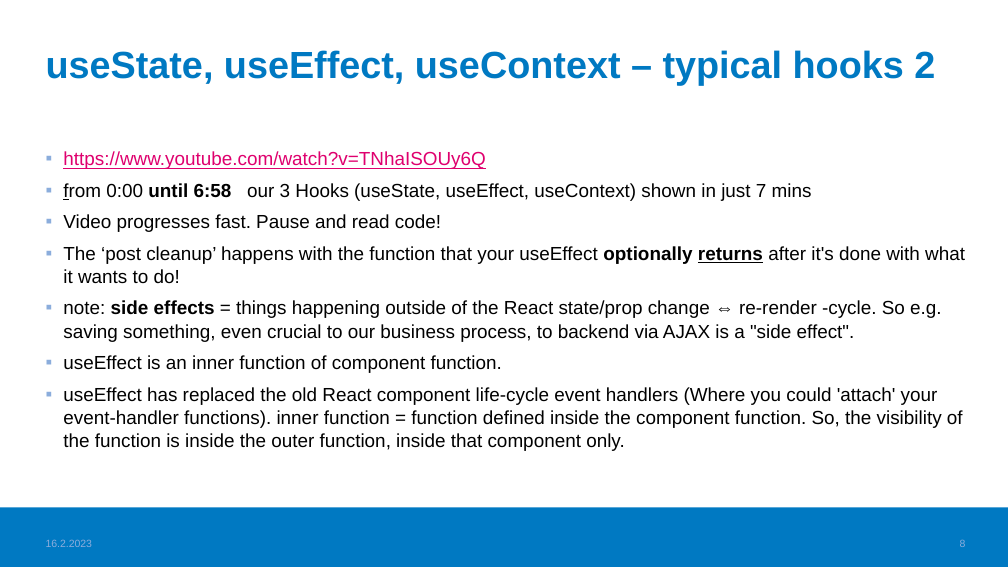
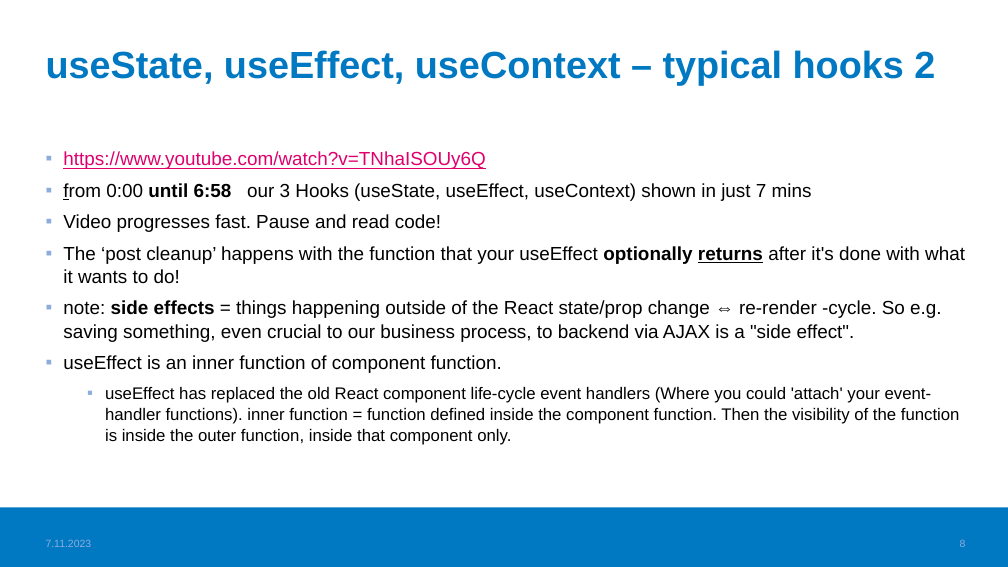
Before and after one commit to valju/docs_frontend_design, a slide deck: slide 8 of FrontendStuff_ForExam.pptx. Drawn at 1008x567 pixels with LibreOffice and Linux fonts; fonts in the diff are those of the drawing; background and template pictures are left out. Boxes give left, top, right and bottom in pixels: in the first picture for what was removed or moved away, otherwise in the second. Text is boxed around its words. In the diff, an @@ line names an element or a change of style, - is before the commit and + after.

```diff
--- a/FrontendStuff_ForExam.pptx
+++ b/FrontendStuff_ForExam.pptx
@@ text at [105,387,960,445]: text changed; size 18 to 16 pt @@
-▪ useEffect has replaced the old React component life-cycle event handlers (Where you could 'attach' your event-handler functions). inner function = function defined inside the component function. So, the visibility of the function is inside the outer function, inside that component only.
+  ▪ useEffect has replaced the old React component life-cycle event handlers (Where you could 'attach' your event-handler functions). inner function = function defined inside the component function. Then the visibility of the function is inside the outer function, inside that component only.
@@ text at [46,539,92,547]: text changed @@
-16.2.2023
+7.11.2023
```
Also in this commit, not shown: 19 other slides changed, 1 other file.
